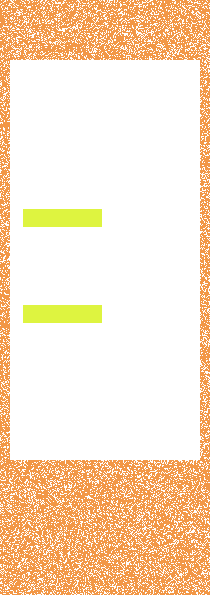
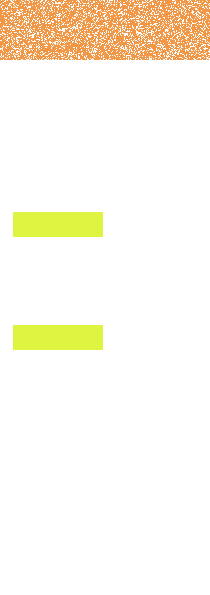
Before/after of a 210 × 595 layered artwork. What changed in the layer stack:
painted on "엉덩이" over <box>13,305,103,350</box>
painted on "윗배" over <box>13,209,103,237</box>
painted on "흰배경" over <box>0,60,210,595</box>
